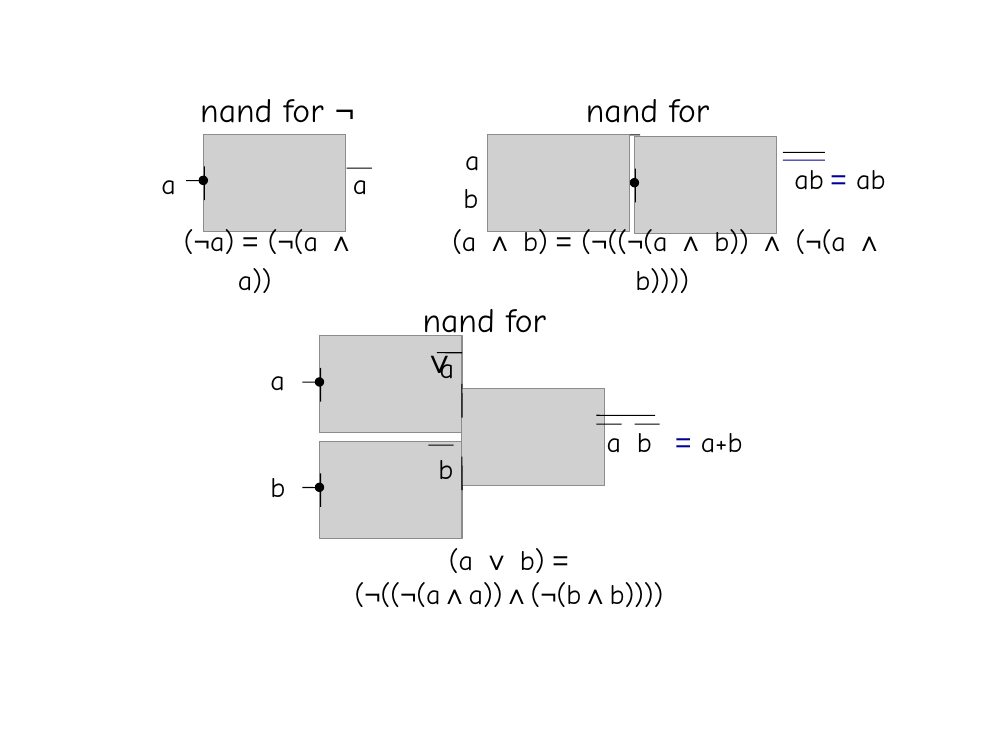
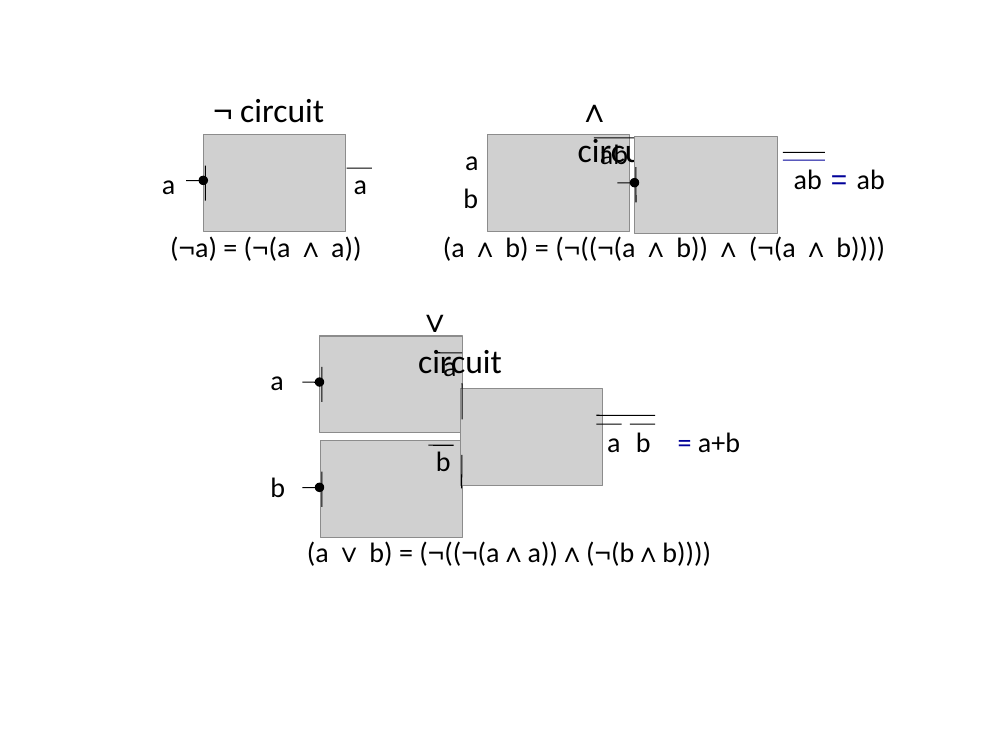
Before and after one commit to rexpage/LogicBook, a slide deck: slide 1 of Sources/NandIsAllYouNeed.ppt. Drawn at 1008x756 pixels with LibreOffice and Linux fonts; fonts in the diff are those of the drawing; grey boxes stand for pictures. Boxes give left, top, right and bottom in pixels: in the first picture for what was removed or moved away, otherwise in the second. Text is boxed around its words. In the diff, an @@ line names an element or a change of style, - is before the commit and + after.

```diff
--- a/Sources/NandIsAllYouNeed.ppt
+++ b/Sources/NandIsAllYouNeed.ppt
@@ text removed at [200,99,324,123] @@
-nand for ¬
@@ text added at [240,99,324,123], 24 pt, text #000000 @@
+¬ circuit
@@ text removed at [586,99,709,123] @@
-nand for ∧
@@ text added at [578,135,662,171], 24 pt, text #000000 @@
+∧ circuit
@@ line moved from (598, 135) - (640, 135) to (594, 138) - (636, 138) @@
@@ text "= ab" at [857,169,885,190]: font Comic Neue to Calibri in "ab" @@
@@ text "(¬a) = (¬(a ∧ a))" at [170,236,361,261]: font Comic Neue to Calibri in "(¬a) (¬(a a))"; font Arial to Calibri in "=" @@
@@ text "(a ∧ b) = (¬((¬(a ..." at [443,233,885,261]: font Comic Neue to Calibri in "(a b) (¬((¬(a b)) (¬(a b))))"; font Arial to Calibri in "=" @@
@@ text removed at [423,309,546,343] @@
-nand for ∨
@@ text added at [418,345,502,381], 24 pt, text #000000 @@
+∨ circuit
@@ text "= a+b" at [698,432,740,453]: font Arial to Calibri in "="; font Comic Neue to Calibri in "a+b" @@
@@ font Comic Neue to Calibri in 10 elements at [465,156,478,170], [270,376,283,391], [607,438,620,452], [162,180,175,195], [354,180,367,195], [794,169,822,190], [600,144,628,164], [636,432,651,452], [443,353,456,376], [436,451,451,471] @@
@@ text "b": place and size @@
-text "b" at [438,460,453,479]
+text "b" at [436,451,451,471]
@@ line moved from (634, 424) - (659, 424) to (630, 424) - (655, 424) @@
@@ text "(a ∨ b) = (¬((¬(a∧a))∧(¬(b∧b))))": place and size @@
-text "(a ∨ b) = (¬((¬(a∧a))∧(¬(b∧b))))" at [355,548,664,607]
+text "(a ∨ b) = (¬((¬(a∧a))∧(¬(b∧b))))" at [307,541,711,566]
@@ text "(a ∨ b) = (¬((¬(a∧a))∧(¬(b∧b))))" at [307,541,711,566]: font Comic Neue to Calibri in "(a b) (¬((¬(a∧a))∧(¬(b∧b))))"; font Arial to Calibri in "=" @@
```
Also in this commit, not shown: 28 other files.
